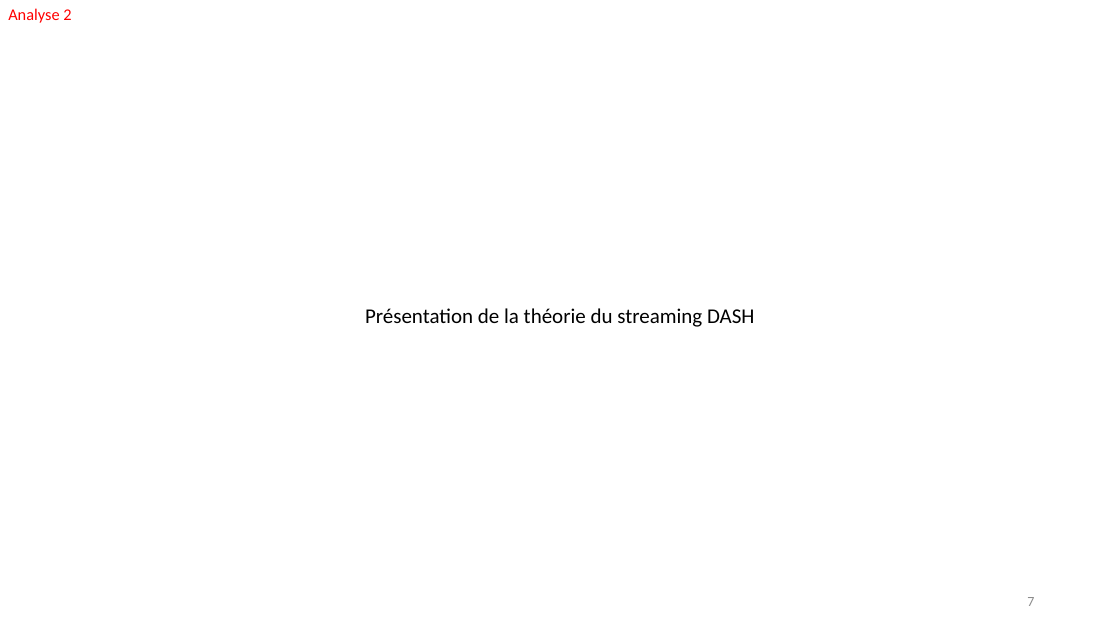
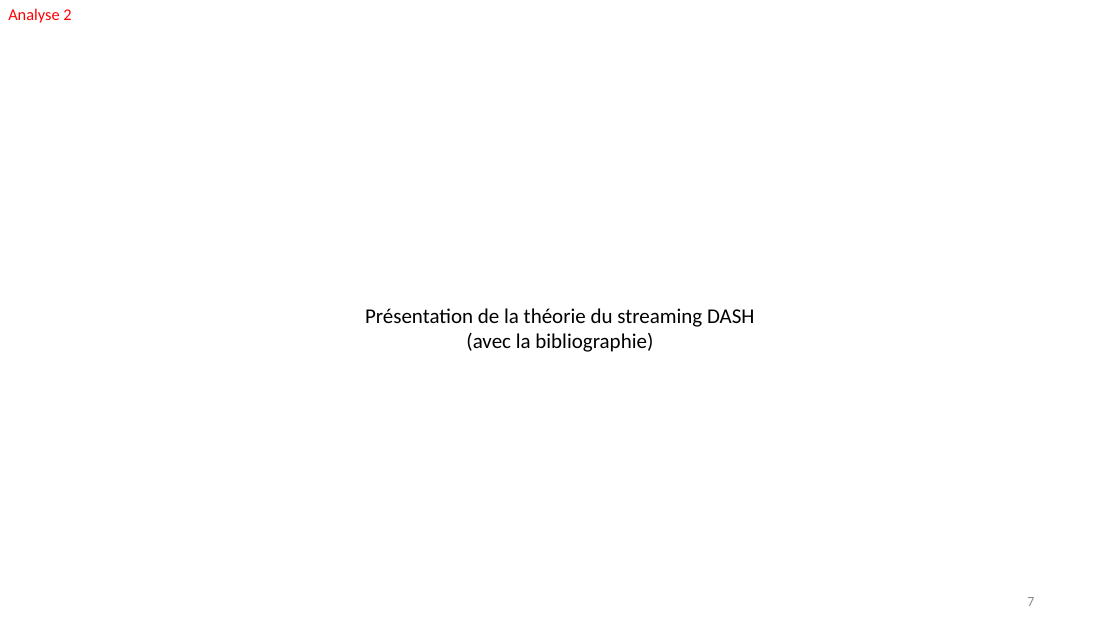
Before and after one commit to FabienMnsn/PRES2, a slide deck: slide 7 of Slides/PRES2019-Projet14-OlivierFourmaux-ROIStreamingImapct-soutenance.pptx. Drawn at 1120x630 pixels with LibreOffice and Linux fonts; fonts in the diff are those of the drawing. Boxes give left, top, right and bottom in pixels: in the first picture for what was removed or moved away, otherwise in the second. Text is boxed around its words. In the diff, an @@ line names an element or a change of style, - is before the commit and + after.

```diff
--- a/Slides/PRES2019-Projet14-OlivierFourmaux-ROIStreamingImapct-soutenance.pptx
+++ b/Slides/PRES2019-Projet14-OlivierFourmaux-ROIStreamingImapct-soutenance.pptx
@@ text at (x1=466, y1=333, x2=653, y2=352): paragraph added @@
+(avec la bibliographie)
```
Also in this commit, not shown: 5 other slides changed, 2 slides added, 13 other files.
